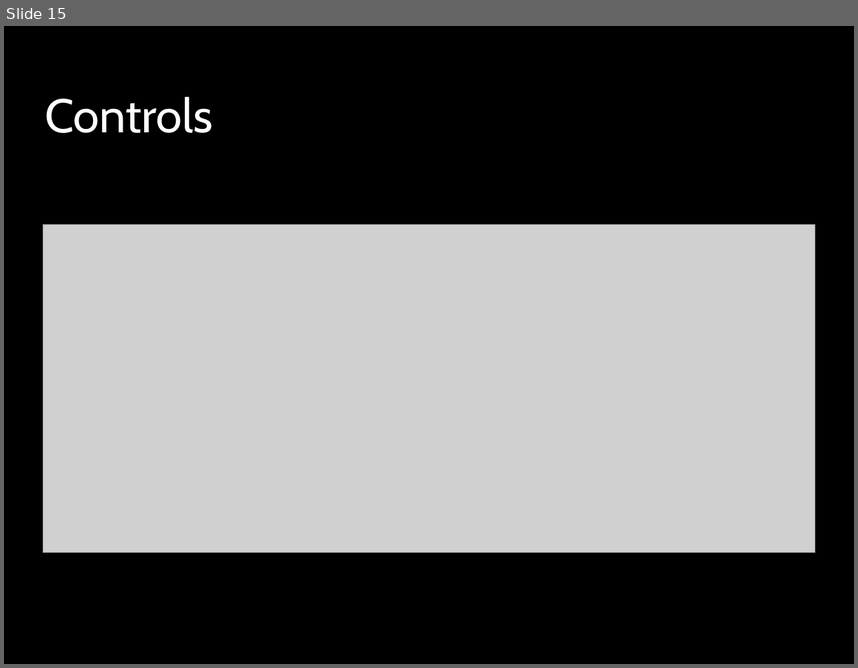
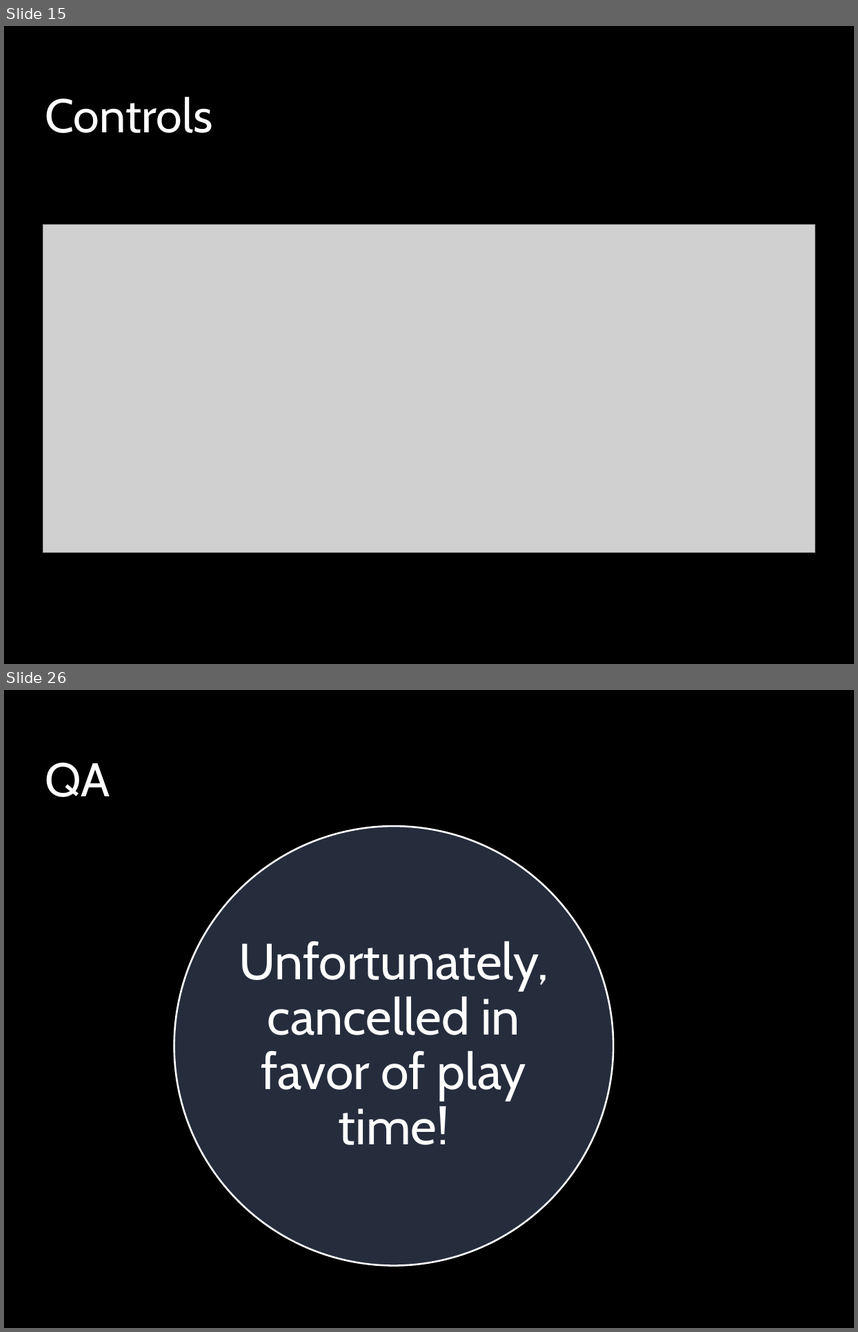
Before and after one commit to peterhoang/Super-Duper-Game, a slide deck: The Super-Awesome Game Deck.pptx. Shown one above the other, each under a label of ours: slide 15 before the commit, slides 15 and 26 after it; the slides between them are not shown. The pictures are 858x668 and 858x1332 pixels, drawn with LibreOffice and Linux fonts; fonts in the diff are those of the drawing; grey boxes stand for pictures; background and template pictures are left out. Boxes give left, top, right and bottom in pixels: in the first picture for what was removed or moved away, otherwise in the second. Text is boxed around its words. In the diff, an @@ line names an element or a change of style, - is before the commit and + after.

```diff
--- a/The Super-Awesome Game Deck.pptx
+++ b/The Super-Awesome Game Deck.pptx
@@ slide 26 added at (4,690,854,1328), background picture (left out); not listed: 1 template element that a slide beside it also shows @@
@@ title added at (45,762,110,797), 40 pt, text #FFFFFF @@
+QA
@@ ellipse added at (174,826,613,1265), fill #4A5A7A at 50% opacity, outline #FFFFFF 1.5 pt @@
@@ text added at (239,941,548,1145), 43 pt, text #FFFFFF @@
+Unfortunately, cancelled in favor of play time!
```
Also in this commit, not shown: 1 slide changed, 10 other slides added.
